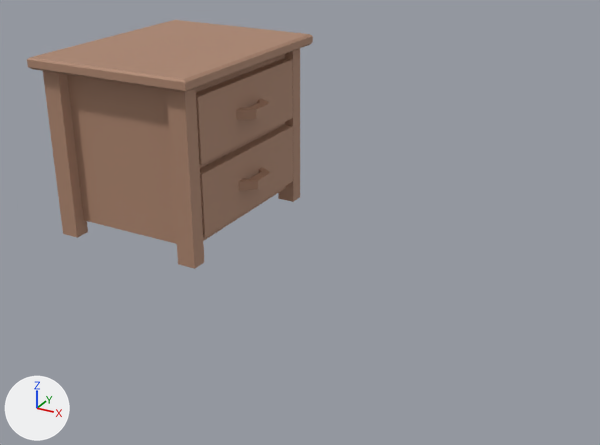
The FBX model BlindNight/Assets/Models/Drawer.fbx: old version first, new version second.
The view is the same before and after, from a camera (50 mm lens) standing at (-1.69, -7.19, 1.98) and looking at (-3.56, -3.8, 0.28). The axes (+X, +Y, +Z) are drawn at lower left. The lights are the same throughout. Where no turn or scale is listed for an object, it has been applied to the vertices.

Objects in the first picture: 'Drawer'.
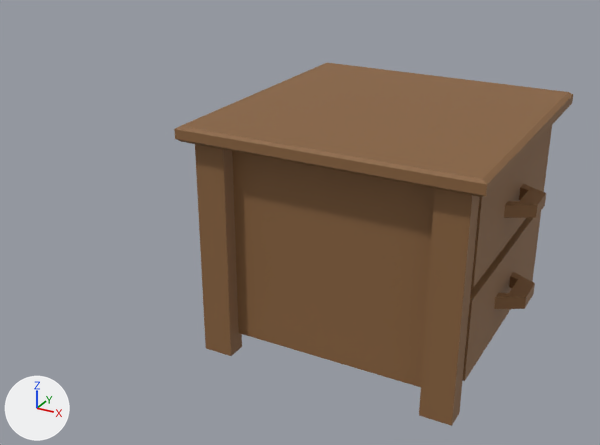
Pixel boxes [x1, y1, x2, y2] of what changed, in the pictures (600 x 445 px):
'Drawer', recoloured, mesh rescaled, moved (39% wider, 46% taller)
    before: [27, 20, 313, 269]
    after: [174, 63, 573, 426]

The edits, one by one:
Material 'Drawer_M' (mat_drawer_m) changes colour from beige #ad866f to brown #8a633e; in linear values from (0.418, 0.238, 0.159) to (0.253, 0.125, 0.0482).
me_drawer_mesh has 158 vertices, 138 faces and spans x -0.558..0.499, y -0.636..0.637, z -0.009..1.019.
me_drawer_mesh is used by ob_drawer; location (-4.473, -3.443, 0.0).
me_drawer_mesh part 1: the whole mesh is scaled about the mesh origin by (1.23, 1, 1).
Object 'Drawer' (ob_drawer) moves from (-4.473, -3.443, 0.0) to (-2.936, -4.057, 0.0).
